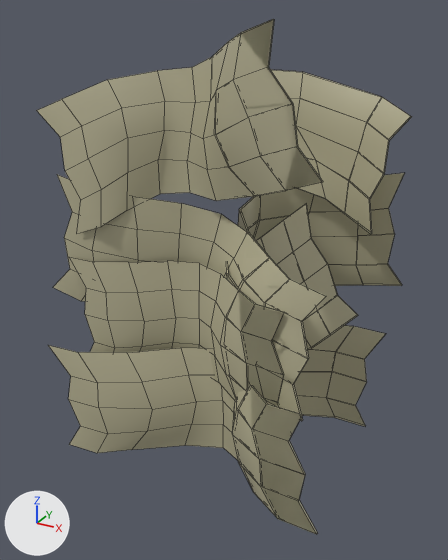
What one commit did to the FBX model Assets/Models/Wire Puzzle/Tape.fbx.
Both versions are drawn from a camera (50 mm lens) standing at (0.00161, -0.00255, 0.0014) and looking at (0.00004, 0.00031, -0.00004). Every picture has the same lights, and +X, +Y and +Z are marked at lower left. Mesh edges are drawn as thin lines. Where no turn or scale is listed for an object, it has been applied to the vertices.

The first picture shows 'TapStuck1', 'TapeStuck2', 'TapeStuck3', 'TapeStuck4', 'TapeUnStuck1', 'TapeUnStuck2', 'TapeUnStuck3', 'TapeUnStuck4'.
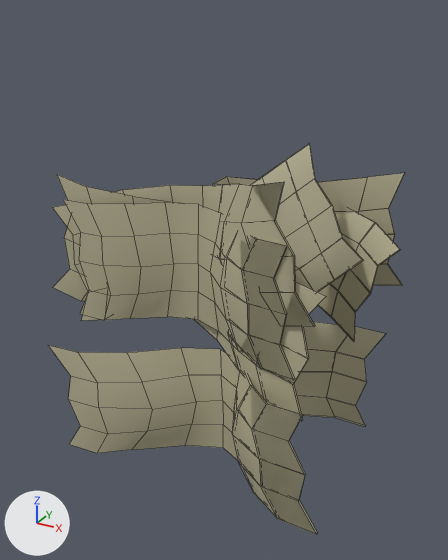
Location of each change, [x1, y1, x2, y2] in pixels of the pictures (448 x 560 px):
'TapeStuck2', mesh turned, moved: before [37, 21, 320, 233]; after [53, 183, 314, 327]
'TapeUnStuck2', mesh turned, moved: before [214, 19, 412, 234]; after [213, 177, 400, 342]
'TapStuck1', moved: before [69, 257, 281, 404]; after [63, 199, 285, 366]
'TapeUnStuck1', moved: before [226, 204, 358, 407]; after [239, 143, 363, 380]
'TapeStuck4', unchanged, covered by the edit: [53, 175, 325, 421] in both

What the commit changed:
me_mesh_005 has 90 vertices, 88 faces and spans x -0.000118..0.000929, y -0.000183..0.000802, z -0.000588..0.000518.
me_mesh_005 is used by ob_tapeunstuck2; location (-0.000027, 0.0001, 0.000833).
me_mesh_005 part 2: the whole mesh is turned 5.7 degrees about the y axis through the mesh origin.
me_mesh_004 has 45 vertices, 32 faces and spans x -0.00088..0.00076, y -0.00019..0.00018, z -0.00059..0.00052.
me_mesh_004 is used by ob_tapestuck2; location (-0.000027, 0.0001, 0.000833).
me_mesh_004 part 1: the whole mesh is turned 5.7 degrees about the y axis through the mesh origin.
Object 'TapeUnStuck2' (ob_tapeunstuck2) moves from (-0.000027, 0.0001, 0.000833) to (-0.000003, 0.0001, 0.000216).
Object 'TapStuck1' (ob_tapstuck1) moves from (0.000025, 0.0001, -0.000262) to (0.000025, 0.0001, 0.000077).
Object 'TapeStuck2' (ob_tapestuck2) moves from (-0.000027, 0.0001, 0.000833) to (-0.000003, 0.0001, 0.000216).
Object 'TapeUnStuck1' (ob_tapeunstuck1) moves from (0.000025, 0.0001, -0.000262) to (0.000025, 0.0001, 0.000077).
